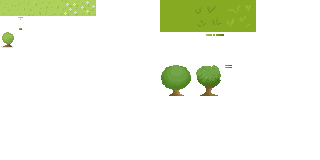
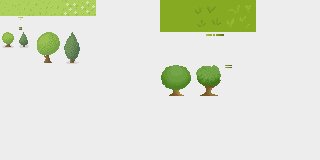
Layered file, before and after one edit (320 x 160). Changes by layer:
painted on "Layer 5" over bbox(1, 27, 80, 64)
showed "Layer 0" over bbox(0, 0, 320, 160)
